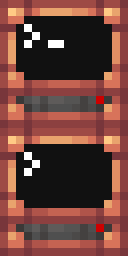
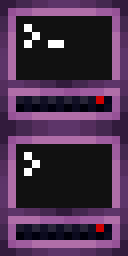
Layers edited between the first and the second 128 × 256 image:
renamed "Screen 1" to "Calque copié", painted on it over [0, 0, 128, 128]
renamed "Led second" to "Calque copié #1", painted on it over [0, 128, 128, 256]
removed layer "Screen 2" over [16, 144, 112, 208]
removed layer "This thing 1 #2" over [0, 192, 128, 224]
removed layer "This thing 1" over [0, 64, 128, 96]
removed layer "Double copper casing" over [0, 0, 128, 256]
